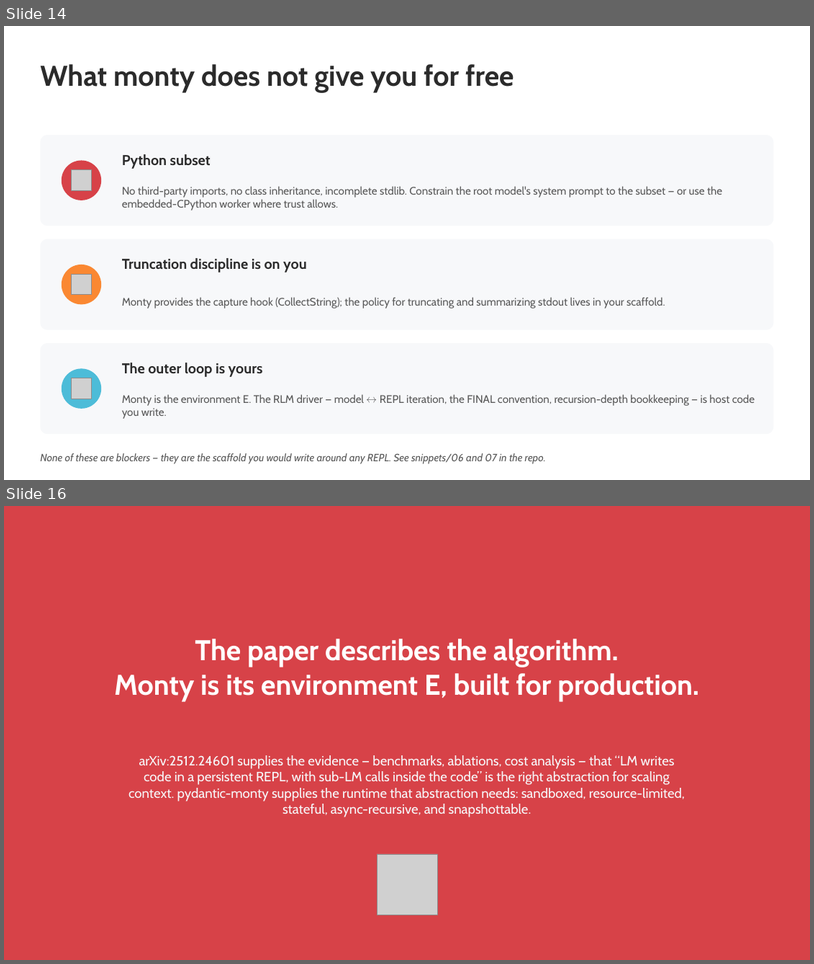
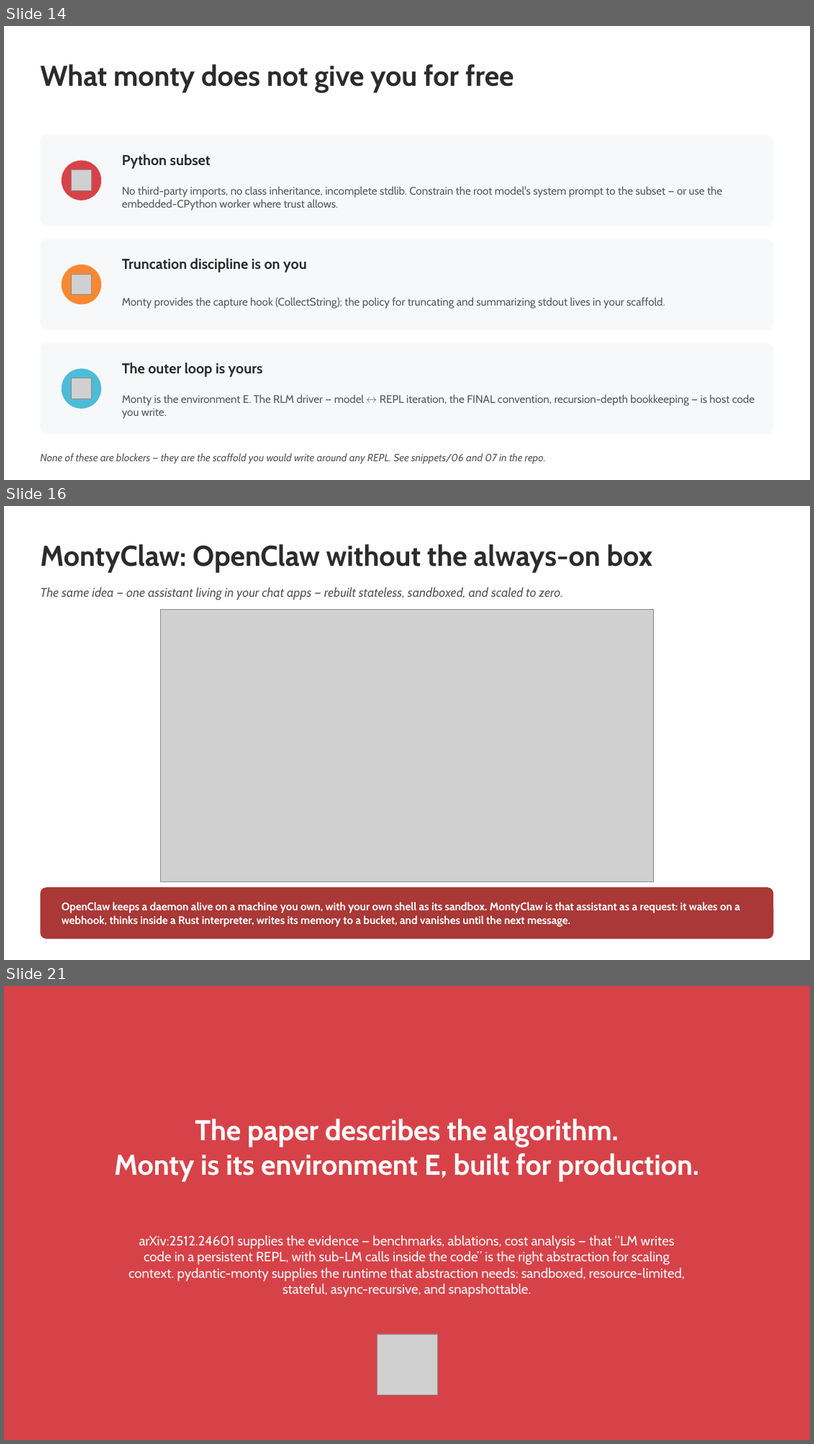
Before and after one commit to batprem/monty-claw, a slide deck: docs/presentations/monty-sandbox-rlm.pptx. Shown one above the other, each under a label of ours: slides 14 and 16 before the commit, slides 14, 16 and 21 after it; the slides between them are not shown. The pictures are 814x964 and 814x1444 pixels, drawn with LibreOffice and Linux fonts; fonts in the diff are those of the drawing; grey boxes stand for pictures. Boxes give left, top, right and bottom in pixels: in the first picture for what was removed or moved away, otherwise in the second. Text is boxed around its words. In the diff, an @@ line names an element or a change of style, - is before the commit and + after.

```diff
--- a/docs/presentations/monty-sandbox-rlm.pptx
+++ b/docs/presentations/monty-sandbox-rlm.pptx
@@ slide 16 added at (4, 506, 810, 960), background #FFFFFF @@
@@ text added at (40, 544, 653, 572), 34 pt, text #2B2B2B, bold @@
+MontyClaw: OpenClaw without the always-on box
@@ text added at (40, 587, 563, 600), 15 pt, text #595959, italic @@
+The same idea — one assistant living in your chat apps — rebuilt stateless, sandboxed, and scaled to zero.
@@ picture added at (161, 610, 653, 883) @@
@@ rounded rectangle added at (40, 887, 774, 939), fill #A93836 @@
@@ text added at (62, 901, 741, 926), 13 pt, text #FFFFFF, bold @@
+OpenClaw keeps a daemon alive on a machine you own, with your own shell as its sandbox. MontyClaw is that assistant as a request: it wakes on a webhook, thinks inside a Rust interpreter, writes its memory to a bucket, and vanishes until the next message.
@@ what was slide 16 is now slide 21 @@
```
Also in this commit, not shown: 1 slide changed, 4 other slides added, 6 other files.
